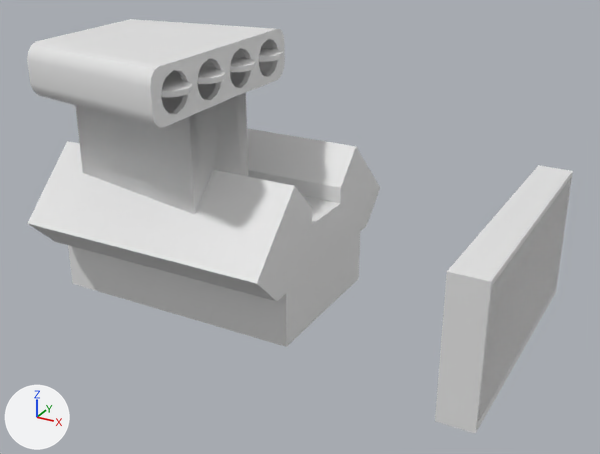
The FBX model Car/SM_Engine.fbx: old version first, new version second.
Before and after are seen from a 50 mm camera at (1.408, -1.993, 1.096) aimed at (0.347, -0.065, 0.132). Arrows for +X, +Y and +Z are at lower left; the lights stay in place. Vertices at the same position are counted once.

The first picture shows 'SM_Engine'.
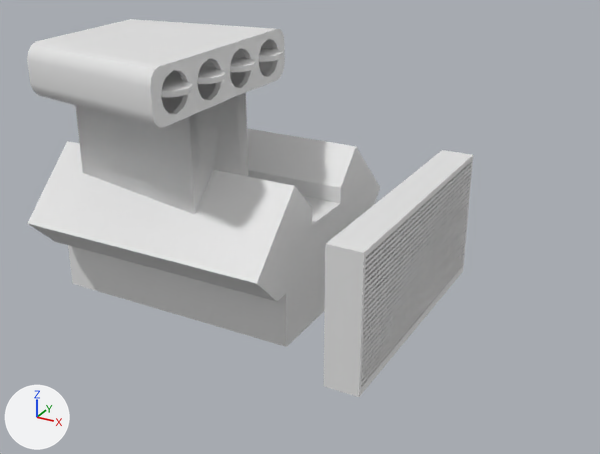
Pixel boxes [x1, y1, x2, y2] of what changed, in the pictures (600 x 454 px; the box of a moved part takes in the faces that stretch with it):
'SM_Engine', reshaped (18% narrower, 9% shorter): before [27, 19, 573, 434]; after [27, 19, 473, 397]
part 1 of me_sm_engine, moved or reshaped: before [435, 165, 573, 434]; after [324, 150, 473, 397]

What the commit changed:
me_sm_engine has 1101 vertices, 1137 faces and spans x -0.4..1.0, y -0.469..0.4, z -0.16..0.651.
me_sm_engine is used by ob_sm_engine; location (0.0, 0.0, 0.0).
me_sm_engine part 1: the loose piece of 456 vertices spanning x 0.9..1.0, y -0.4..0.4, z -0.13..0.27 is moved by (-0.3, 0.0, 0.0).
